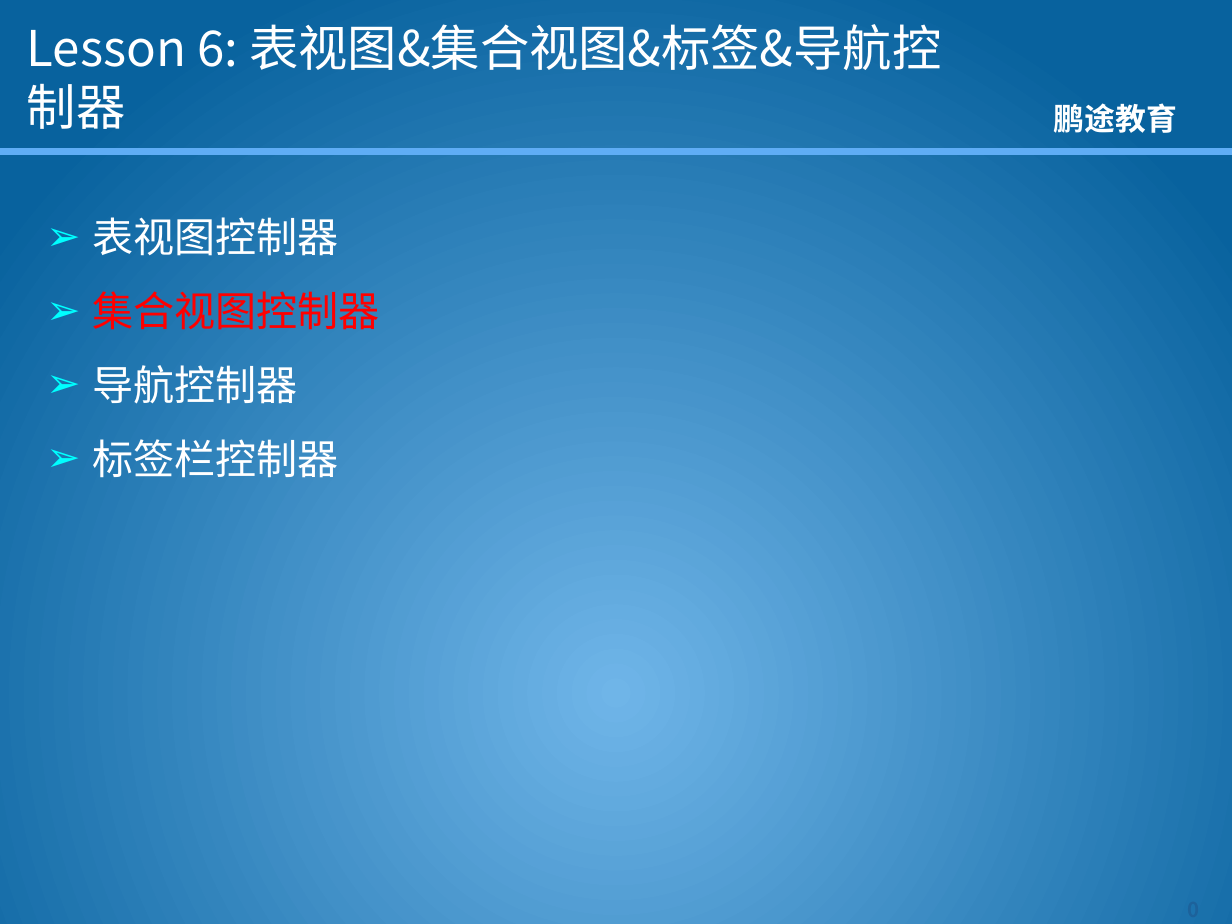
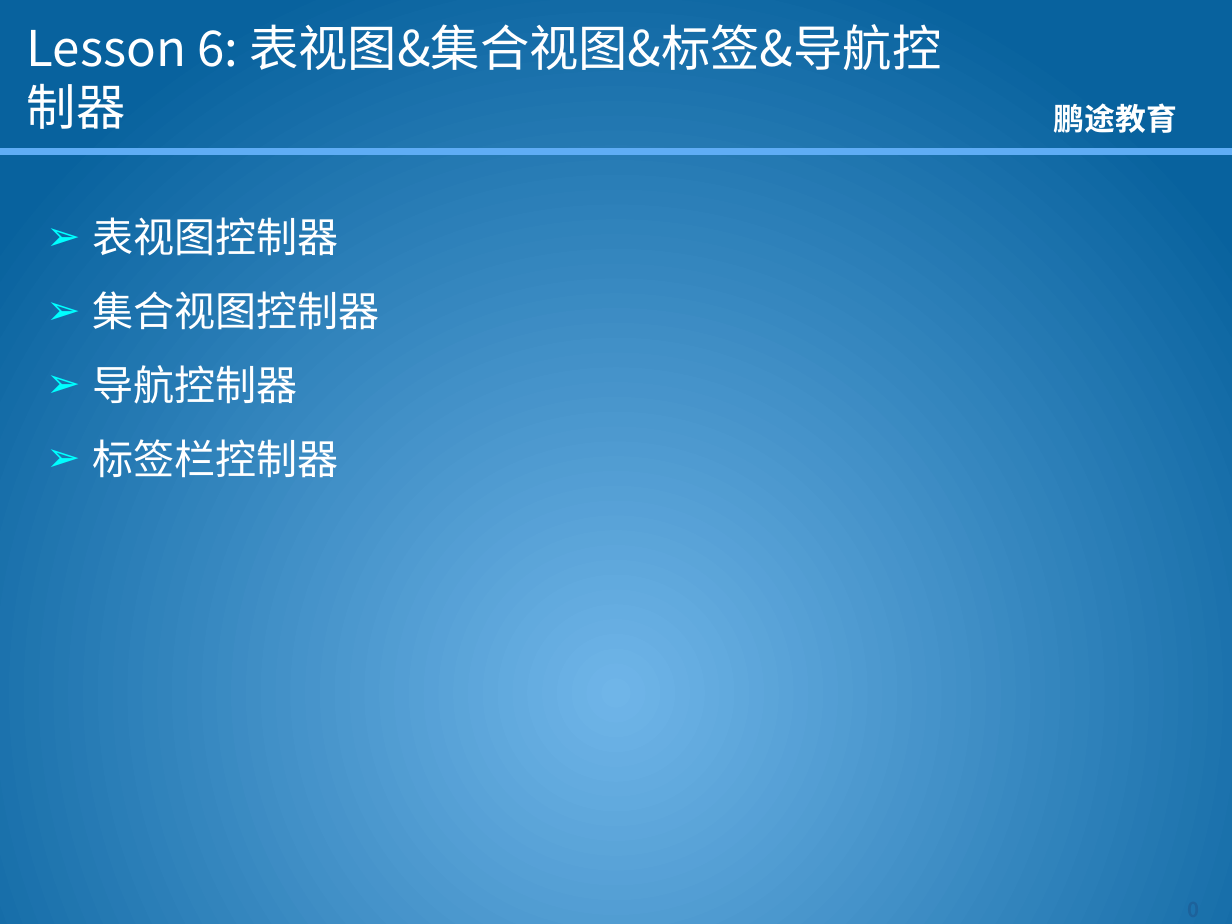
Before and after one commit to kkdmh77/gjh_baoche, a slide deck: slide 1 of 资料/课件/IPhone开发教程6-表视图&集合视图&标签&导航控制器.pptx. Drawn at 1232x924 pixels with LibreOffice and Linux fonts; fonts in the diff are those of the drawing; background and template pictures are left out. Boxes give left, top, right and bottom in pixels: in the first picture for what was removed or moved away, otherwise in the second. Text is boxed around its words. In the diff, an @@ line names an element or a change of style, - is before the commit and + after.

```diff
--- a/资料/课件/IPhone开发教程6-表视图&集合视图&标签&导航控制器.pptx
+++ b/资料/课件/IPhone开发教程6-表视图&集合视图&标签&导航控制器.pptx
@@ text at (x1=92, y1=291, x2=379, y2=330): text colour #FF0000 to #FFFFFF in "集合视图控制器" @@
```
Also in this commit, not shown: 4 other slides changed, 6 slides added, 3 slides removed, 29 other files.
